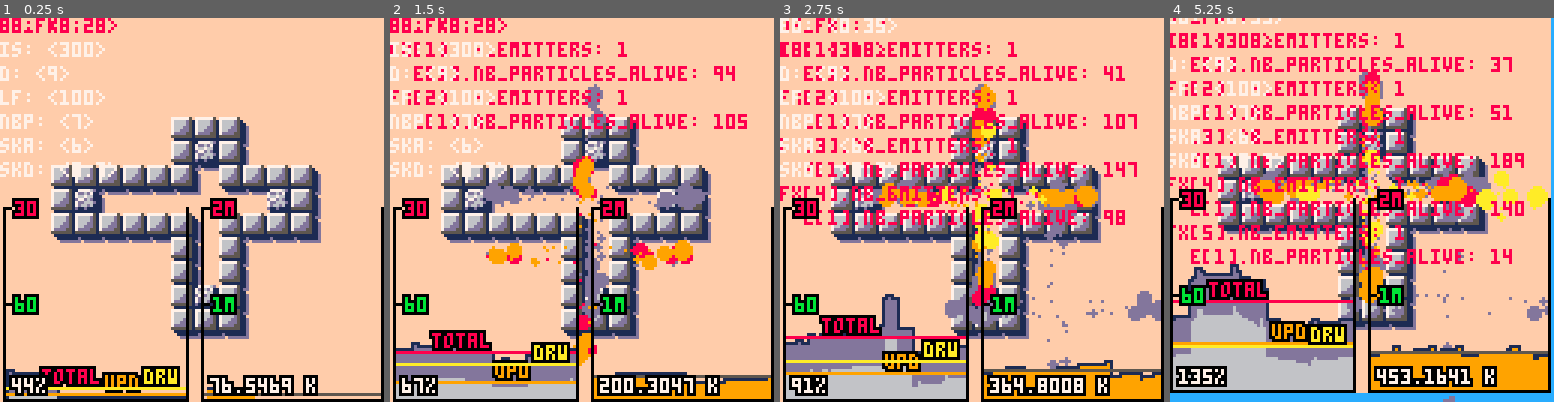
Above: before the commit, frames 1-4 (left to right).
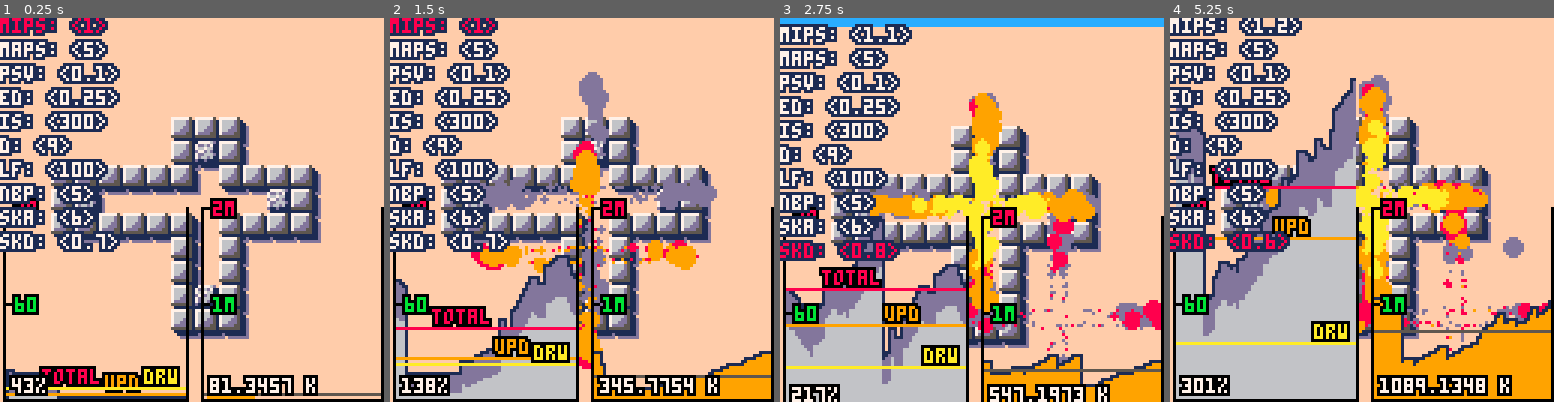
Above: after the commit, the same moments.

Repository: droune2001/nico_pico
Game: PICO-8 cartridge explo_dev.p8
The game is run twice, just before and just after one commit, with the same random seed, the same clock (stepped at 60 frames per second) and the same inputs.
Inputs:
- Up to frame 1 (0.25 s): no input
- Up to frame 2 (1.5 s): tap X (X key) at 0.33, 1.07 s; tap O (Z key) at 0.7 s
- Up to frame 3 (2.75 s): hold Right 1.6-2.1 s; tap O (Z key) at 1.7, 2.1, 2.5 s; tap X (X key) at 1.85 s; hold Up 2.15-2.42 s; hold Right from 2.47 s (still down)
- Up to frame 4 (5.25 s): tap O (Z key) every 0.4 s from 2.9 to 4.9 s; tap X (X key) at 2.97, 4.08, 5.2 s; release Right at 3.03 s; hold Left 3.08-3.58 s; hold Down 3.63-3.97 s; hold Right 4.02-4.68 s; hold Up 4.73-5.03 s; hold Left from 5.08 s (still down)

The runs differ from the first frame. In frame 1, 11% of the frame differs, in the area x 0-75%, y 0-99%; in frame 2, 29%; in frame 3, 50%; in frame 4, 59%, in the area x 0-100%, y 0-100%.

Commit message:
clean, 4 emitters, added new vars

Diff:
--- a/explo_dev.p8
+++ b/explo_dev.p8
@@ -16,16 +16,6 @@
   do you explode 1 rock or as many as there are reaching bombs?
 ]]
 
-
--- debug vars
---_explo_duration=0.25
---_init_speed,_damp=300,9 --150,3
---_lift_factor=100
--- 7 gives me 105 particles peak, and good perf.
---_nb_particles_per_emission=7--10--15--25
---_cam_shk_amnt = 6
---_cam_shk_damp = .7
-
 t=0
 dt=.0166667
 
@@ -175,35 +165,24 @@
 --------------
 -- tweak vars
 --------------
-g_vars = {
- explo_duration=0.25,
- init_speed=300,
- damp=9, --150,3
- lift_factor=100,
- -- 7 gives me 105 particles peak, and good perf.
- nb_particles_per_emission=7,--10--15--25
- cam_shk_amnt = 6,
- cam_shk_damp = .7,
-}
-
 tweak_vars = {
  current = 1,
  var_list = {},
 
- add_tweak_var = function( tv, var_name, viz_name, incr )
+ add = function( tv, var_name, viz_name, incr )
   local one_var = { vn=var_name, vin=viz_name, i=incr }
   add(tv.var_list,one_var)
  end,
 
  update = function(tv)
-  if btnp(2) then
+  if btnp(3) then
    tv.current += 1
    if tv.current == #tv.var_list + 1 then
     tv.current = 1
    end
   end
 
-  if btnp(3) then
+  if btnp(2) then
    tv.current -= 1
    if tv.current == 0 then
     tv.current = #tv.var_list
@@ -226,7 +205,7 @@
  draw = function(tv)
   -- draw list of viz_name and value
   for k,v in pairs(tv.var_list) do
-   print(v.vin..": <"..g_vars[v.vn]..">",0,(k-1)*8, k == tv.current and 8 or 7)
+   print_outline(v.vin..": <"..g_vars[v.vn]..">",0,(k-1)*8, k == tv.current and 8 or 7,1)
   end
   -- draw current in bold
   -- scroll view depending on current and direction and distance to brders
@@ -234,9 +213,9 @@
 
  dump_to_clipboard = function(tv)
   -- print g_vars object with name and values, to clipboard
-  local str = "g_vars = {"
+  local str = "g_vars = { "
   for v in all(tv.var_list) do
-   str = str.."\""..v.vn.."\" = "..g_vars[v.vn]..","
+   str = str..v.vn.."="..g_vars[v.vn]..", "
   end
   str = str.."}"
   printh(str, "@clip")
@@ -377,44 +356,15 @@
 
 function create_fire_emitter(x,y,dirx,diry,length)
  -- create generic emitter
- local e = create_emitter(g_vars.explo_duration,300,x,y)
- -- complete it with specifics
- -- ...
- return e
-end
-
-i_fire_particle = {
- -- put in particle, use as a clojure with e.kd and e.kl access
- update = function(p,kd,kl)
-
-  local px = p.x
-  local py = p.y
-  local pvx = p.vx
-  local pvy = p.vy
-  local age_pct = (p.max_age-p.age)*p.inv_max_age
-  local lift = age_pct*age_pct
-
-  -- drag + vertical lift
-  local fx = -kd * pvx
-  local fy = -kd * pvy - kl * lift
-
-  p.x = px + pvx * dt
-  p.y = py + pvy * dt
-
-  p.vx = pvx + fx * dt
-  p.vy = pvy + fy * dt
- end -- update
-}
-
-function create_quad_fire_emitter(x,y)
- -- create generic emitter
- local e = create_emitter(g_vars.explo_duration,400,x,y)
+ local e = create_emitter(g_vars.explo_duration,100,x,y)
+
  -- complete it with specifics
  e.n = g_vars.nb_particles_per_emission
- --colors={10,9,9,8,8,8,13,13,13,13}
  e.pcolors = {10,9,9,8,13,13,13}
  e.kd = g_vars.damp
  e.kl = g_vars.lift_factor
+ e.dirx = dirx
+ e.diry = diry
 
  -- replace e.draw
  e.draw = function(e)
@@ -435,6 +385,96 @@
  end
 
  e.spawn_particle = function(e,part,cx,cy)
+
+   local ox = rnd(6)-3 -- -3,3
+   local oy = rnd(6)-3 -- -3,3
+   local ex = abs(ox*oy)*0.1--/(3*3+1) -- excentricity: 0 center, 1 corner
+   --local ex2 = ex*ex
+   --local _ex = .99-ex -- inv excentricity.
+   local _ex2 = (.99-ex)*(.99-ex)--_ex*_ex
+
+   local speed = g_vars.init_speed+rnd(0.15*g_vars.init_speed)
+   --local life = .2+rnd(.6)
+   local life = 0.7+rnd(0.2)
+
+   -- fill preallocated particle
+   part.is_alive = true
+   part.x = cx+ox
+   part.y = cy+oy
+   part.vx = _ex2*speed*e.dirx
+   part.vy = _ex2*speed*e.diry
+   part.radius = .5+_ex2*rnd(3)
+   part.age = life
+   part.max_age = life
+   part.inv_max_age = 1./life
+    -- todo: add variability in speed
+    -- slow external particles move more
+    -- randomly than central high speed parts.
+
+   --part.draw = i_fire_particle.draw
+   part.update = function(p)
+    i_fire_particle.update(p,e.kd,e.kl)
+   end
+ end -- spawn_particle
+…(4 lines of a section not shown)…
+ return e
+end
+
+i_fire_particle = {
+ -- put in particle, use as a clojure with e.kd and e.kl access
+ update = function(p,kd,kl)
+
+  local px = p.x
+  local py = p.y
+  local pvx = p.vx
+  local pvy = p.vy
+  local age_pct = (p.max_age-p.age)*p.inv_max_age
+  local lift = age_pct*age_pct
+
+  -- drag + vertical lift
+  local fx = -kd * pvx
+  local fy = -kd * pvy - kl * lift
+
+  p.x = px + pvx * dt
+  p.y = py + pvy * dt
+
+  p.vx = pvx + fx * dt
+  p.vy = pvy + fy * dt
+ end -- update
+}
+
+function create_quad_fire_emitter(x,y)
+ -- create generic emitter
+ local e = create_emitter(g_vars.explo_duration,400,x,y)
+ -- complete it with specifics
+ e.n = g_vars.nb_particles_per_emission
+ --colors={10,9,9,8,8,8,13,13,13,13}
+ e.pcolors = {10,9,9,8,13,13,13}
+ e.kd = g_vars.damp
+ e.kl = g_vars.lift_factor
+
+ -- replace e.draw
+ e.draw = function(e)
+  local colors = e.pcolors -- one lookup for all particles
+  local nb_colors = #colors
+  local particles = e.particles
+  for i=1,e.nb_particles do
+   local p = particles[i]
+   -- color ramp by age
+   local color = colors[1+flr(nb_colors*(p.max_age-p.age)*p.inv_max_age)]
+   -- todo: radius evolve with age!
+   if p.radius < 1.5 then
+    pset(p.x,p.y,color)
+   else
+    circfill(p.x,p.y,p.radius,color)
+   end
+  end
+ end
+
+ e.spawn_particle = function(e,part,cx,cy)
    local dir = flr(rnd(4))/4 -- 4 quadrants for the sin/cos funcs
    --local speed = 150+rnd(25)
 
@@ -476,9 +516,9 @@
   -- new ps
   ps = create_particle_system(x,y)
   -- insert emitters
-  local em = create_quad_fire_emitter(0,0)
-  add(ps.emitters,em)
---[[
+  --local em = create_quad_fire_emitter(0,0)
+  --add(ps.emitters,em)
+
   local fe_left = create_fire_emitter(0,0,-1,0,2)
   add(ps.emitters,fe_left)
 
@@ -490,7 +530,7 @@
 
   local fe_bottom = create_fire_emitter(0,0,0,1,2)
   add(ps.emitters,fe_bottom)
-  ]]
+
   ps:init()
 
   add(pss,ps)
@@ -533,20 +573,35 @@
 
 
 
-
+-->8
+---------
+-- MAIN
+---------
+
+-- initial good ones for quad fire emitter, with too omuch particles.
+--g_vars = { explo_duration=0.25, init_speed=300, damp=9, lift_factor=100, nb_particles_per_emission=30, cam_shk_amnt=6, cam_shk_damp=0.7, }
+
+-- init good ones for 4 separate emitters
+--g_vars = { explo_duration=0.25, init_speed=300, damp=9, lift_factor=100, nb_particles_per_emission=5, cam_shk_amnt=6, cam_shk_damp=0.7, }
+
+g_vars = { min_part_size=1,max_part_size=5,part_size_variance=0.1,explo_duration=0.25, init_speed=300, damp=9, lift_factor=100, nb_particles_per_emission=5, cam_shk_amnt=6, cam_shk_damp=0.7, }
 
 function _init()
  profiler = create_profiler()
  profiler:init()
  pss={}
 
- tweak_vars:add_tweak_var("explo_duration","ed",0.1)
- tweak_vars:add_tweak_var("init_speed","is",10)
- tweak_vars:add_tweak_var("damp","d",0.1)
- tweak_vars:add_tweak_var("lift_factor","lf",1)
- tweak_vars:add_tweak_var("nb_particles_per_emission","nbp",1)
- tweak_vars:add_tweak_var("cam_shk_amnt","ska",1)
- tweak_vars:add_tweak_var("cam_shk_damp","skd",0.1)
+ tweak_vars:add("min_part_size","mips",0.1)
+ tweak_vars:add("max_part_size","maps",0.1)
+ tweak_vars:add("part_size_variance","psv",0.1)
+
+ tweak_vars:add("explo_duration","ed",0.1)
+ tweak_vars:add("init_speed","is",10)
+ tweak_vars:add("damp","d",0.1)
+ tweak_vars:add("lift_factor","lf",10)
+ tweak_vars:add("nb_particles_per_emission","nbp",1)
+ tweak_vars:add("cam_shk_amnt","ska",1)
+ tweak_vars:add("cam_shk_damp","skd",0.1)
 end
 
 function _update60()
@@ -592,7 +647,8 @@
 end
 
 function debug_draw()
- print("nb_fxs: "..#pss,0,0,8)
+ --print("nb_fxs: "..#pss,0,0,8)
+ --[[
  local y=8
  for i=1,#pss do
   print("fx["..i.."].nb_emitters: "..#pss[i].emitters,0,y,8) y+=8
@@ -600,6 +656,7 @@
    print("  e["..j.."].nb_particles_alive: "..pss[i].emitters[j].nb_particles,0,y,8) y+=8
   end
  end
+ ]]
 end
 __gfx__
 00000000ffffffffffffffffffffffff11dfffff11111111ff111111111111110000000000000000000000000000000000000000000000000000000000000000
